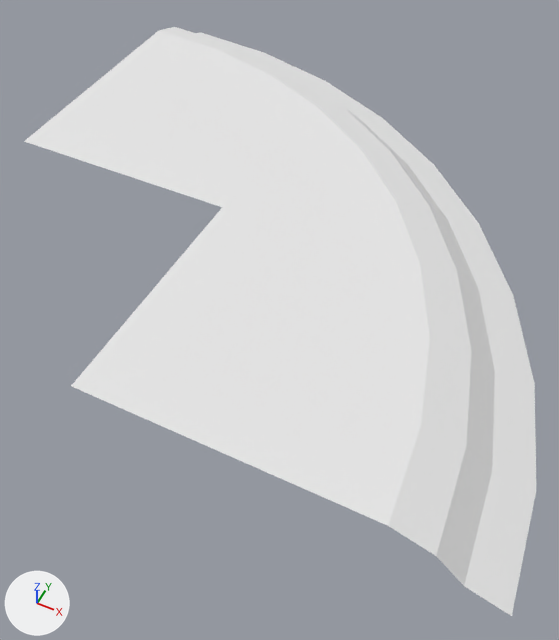
One commit to the OBJ model Assets/MapEditor/modular_terrain_collection/Hilly_Terrain_Path_Corner_Inner_3x3.obj: the scene before it, then after it.
Camera for both pictures: a 50 mm lens placed at (1.79, -1.56, 2.22), pointed at (0.81, 0.39, -0.21). The axes (+X, +Y, +Z) are drawn at lower left. The lights are the same throughout. Where no turn or scale is listed for an object, it has been applied to the vertices.

Before the edit, the objects in view are built like this:
```python
mat_dirt = principled_material('Dirt')
mat_dirt.base_color = (0.8, 0.8, 0.8)  # white #e7e7e7
mat_dirt.roughness = 1.0
mat_grass = principled_material('Grass')
mat_grass.base_color = (0.8, 0.8, 0.8)  # white #e7e7e7
mat_grass.roughness = 1.0
me_object1 = bpy.data.meshes.new('object1')
me_object1.from_pydata(...)  # 43 vertices, 65 faces; spans x -0.5..2.0, y -0.5..2.0, z 0.0..0.2
# faces by material slot: [18, 47]
me_object1.materials.append(mat_dirt)  # white #e7e7e7
me_object1.materials.append(mat_grass)  # white #e7e7e7
ob_object1 = bpy.data.objects.new('object1', me_object1)
ob_object1.location = (0.0, 0.0, 0.0)
```
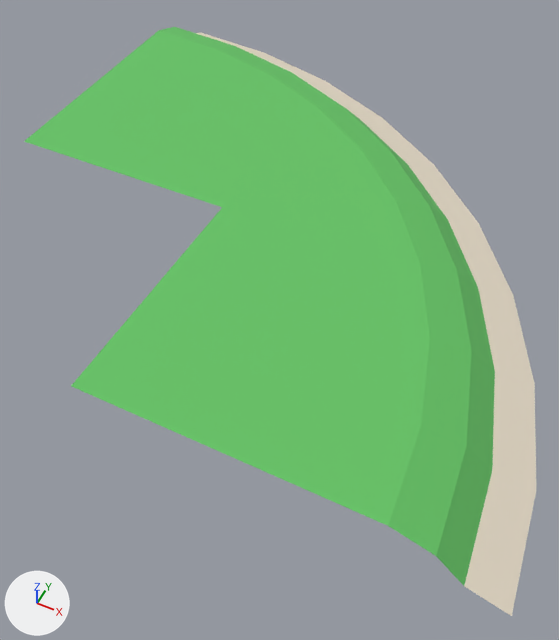
Edits to the bpy script that builds the scene:
```text
Change mat_dirt:
    mat_dirt.base_color: (0.8, 0.8, 0.8) -> (0.769, 0.686, 0.561)  # white #e7e7e7 -> light grey #e3d8c5
Change mat_grass:
    mat_grass.base_color: (0.8, 0.8, 0.8) -> (0.133, 0.545, 0.133)  # white #e7e7e7 -> green #66c366
```

Boxes [x1, y1, x2, y2] around the edits, measured in the pictures (559 x 640 px):
'object1', recoloured (white to green): [24, 27, 536, 616] in both
